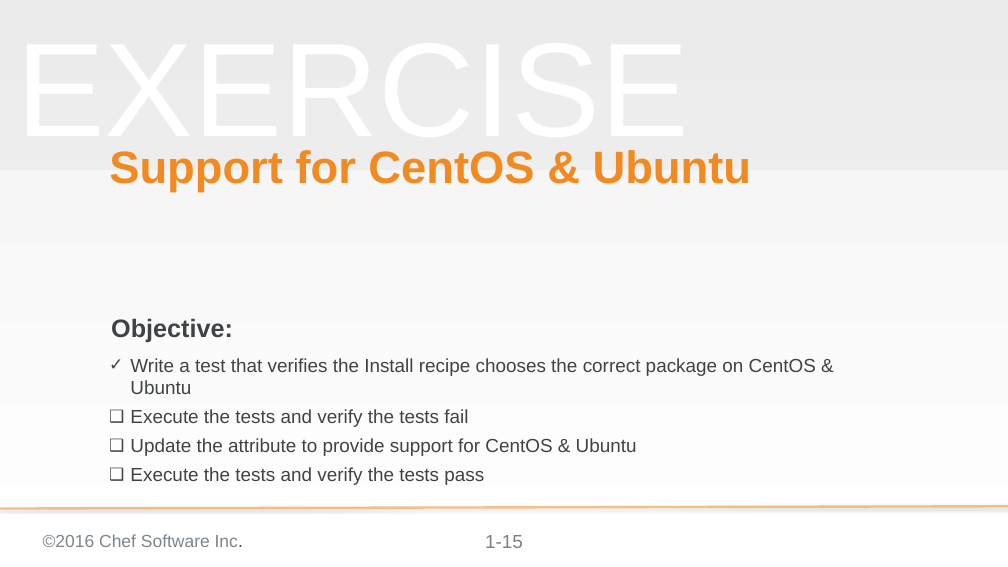
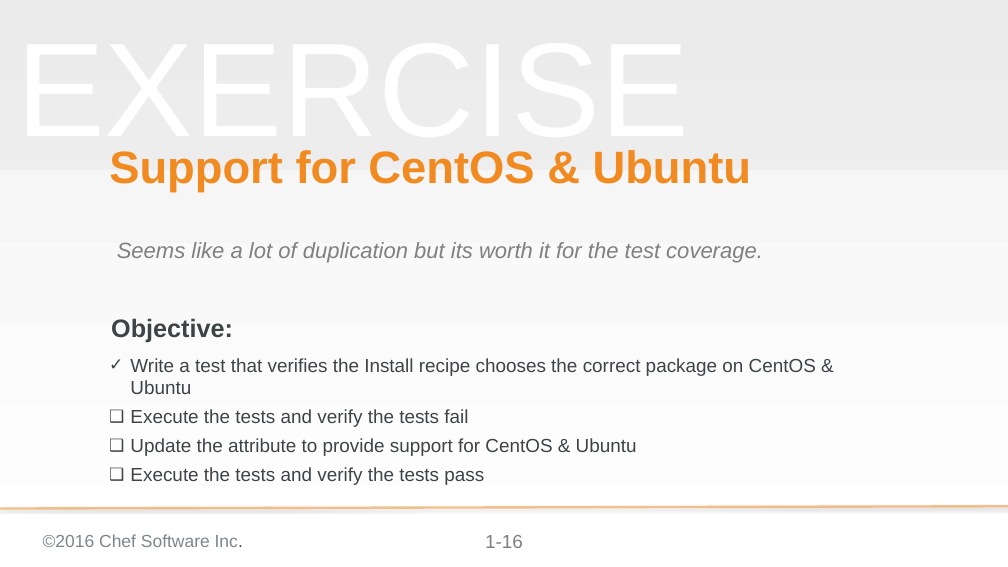
Before and after one commit to chef-training/test_driven_cookbook_development, a slide deck: slide 16 of 08-refactoring_for_multiple_platforms.pptx (slide 15 before the commit). Drawn at 1008x567 pixels with LibreOffice and Linux fonts; fonts in the diff are those of the drawing; background and template pictures are left out. Boxes give left, top, right and bottom in pixels: in the first picture for what was removed or moved away, otherwise in the second. Text is boxed around its words. In the diff, an @@ line names an element or a change of style, - is before the commit and + after.

```diff
--- a/08-refactoring_for_multiple_platforms.pptx
+++ b/08-refactoring_for_multiple_platforms.pptx
@@ text added at [117, 242, 763, 263], 28 pt, text #808080, italic @@
+Seems like a lot of duplication but its worth it for the test coverage.
```
Also in this commit, not shown: 36 other slides changed, 3 slides added.
